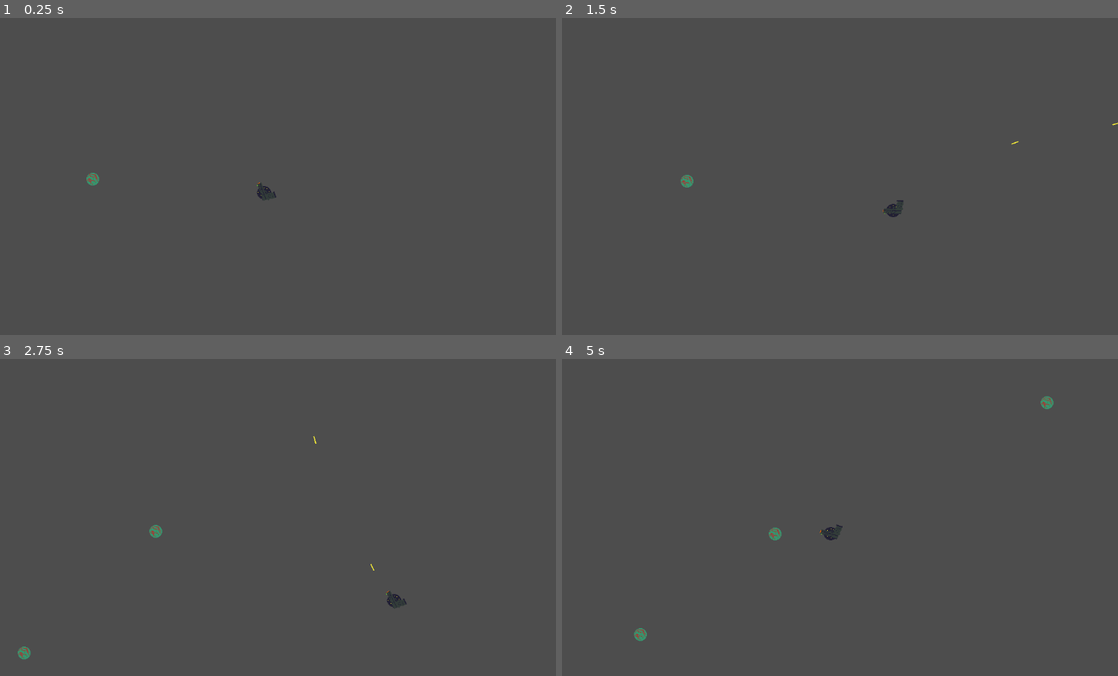
Above: before the commit, frames 1-4 (two rows, left to right).
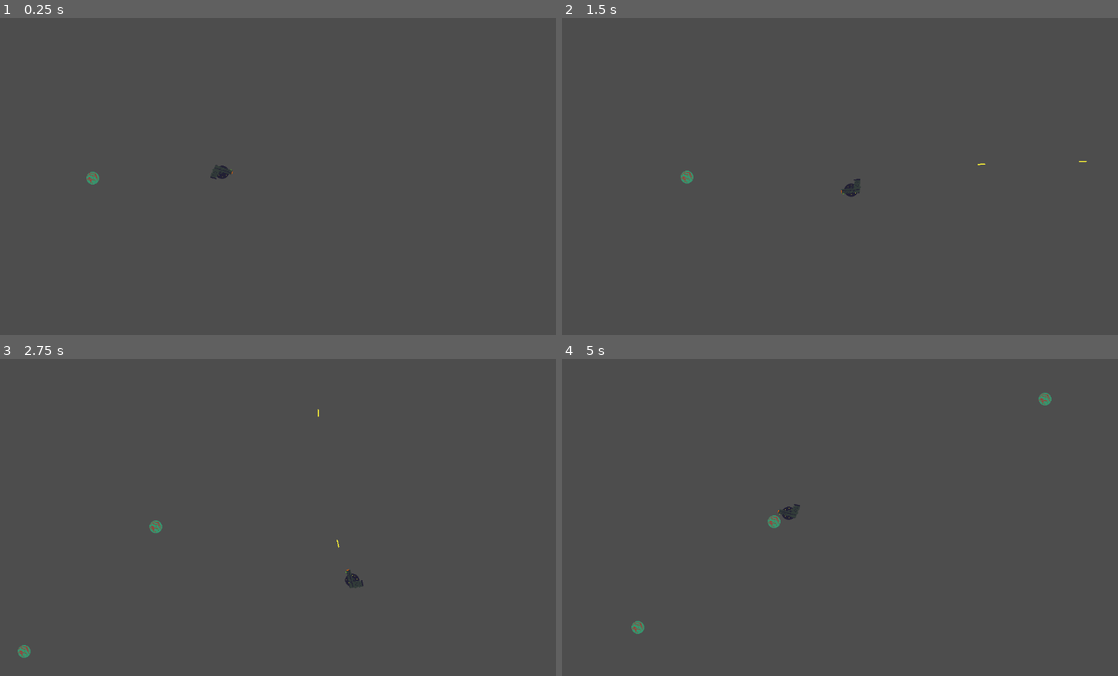
Above: after the commit, the same moments.

Repository: JaronYankey/project-z
Game: Godot game, scene res://Scenes/main.tscn
Same seed, same stepped clock (60 frames per second), same inputs: the game is played once before the commit and once after it.
Inputs (mouse positions are in pixels of both pictures, inside the frame that each line leads up to):
- Up to frame 1 (0.25 s): no input
- Up to frame 2 (1.5 s): move the mouse to (951, 166) at 0.52 s; press the mouse at (951, 166) at 0.53 s; hold D (right) 0.53-1.28 s; move the mouse to (706, 198) at 1.27 s; release the mouse at (706, 198) at 1.28 s; hold S (down) from 1.28 s (still down); click (706, 198) at 1.35 s
- Up to frame 3 (2.75 s): move the mouse to (322, 450) at 2.02 s; release S (down) at 2.03 s; press the mouse at (322, 450) at 2.03 s; hold D (right) from 2.03 s (still down)
- Up to frame 4 (5 s): move the mouse to (795, 590) at 2.77 s; release D (right) at 2.78 s; release the mouse at (795, 590) at 2.78 s; hold W (up) 2.78-3.53 s; click (795, 590) at 2.85 s; move the mouse to (1001, 574) at 3.52 s; press the mouse at (1001, 574) at 3.53 s; hold A (left) from 3.53 s (still down); move the mouse to (645, 476) at 4.27 s; release the mouse at (645, 476) at 4.28 s; click (645, 476) at 4.35 s

The runs differ from the first frame. In frame 1, 0.3% of the frame differs, in the area x 15-50%, y 46-58%; in frame 2, 0.3%; in frame 3, 0.4%; in frame 4, 0.6%, in the area x 12-89%, y 10-90%.

Commit message:
Updated Godot project to 4.4
I thought it was already being made in 4.4. I want access to all the newer features. Things got messy two commits after this...

Diff:
--- a/Scenes/main.tscn
+++ b/Scenes/main.tscn
@@ -1,17 +1,18 @@
-[gd_scene load_steps=6 format=3 uid="uid://be4ipnmi32bia"]
+[gd_scene load_steps=7 format=3 uid="uid://be4ipnmi32bia"]
 
 [ext_resource type="PackedScene" uid="uid://dlcfb4labhork" path="res://Scenes/player.tscn" id="1_1jsbg"]
-[ext_resource type="Script" path="res://Scenes/main.gd" id="1_hae6f"]
+[ext_resource type="Script" uid="uid://nqtnjwrcu8xy" path="res://Scripts/main.gd" id="1_hae6f"]
 [ext_resource type="PackedScene" uid="uid://heqws408voth" path="res://Scenes/weapon_test.tscn" id="2_s6e14"]
 [ext_resource type="PackedScene" uid="uid://dcqsh2kvsd1eb" path="res://Scenes/zombie.tscn" id="3_o082i"]
 [ext_resource type="PackedScene" uid="uid://d3t46u4g7mpha" path="res://Scenes/spawner.tscn" id="4_o1fjq"]
+[ext_resource type="PackedScene" uid="uid://c87lae6frmbbr" path="res://Scenes/nimble_power.tscn" id="6_21xkr"]
 
 [node name="Main" type="Node"]
 script = ExtResource("1_hae6f")
 enemy_scenes = [ExtResource("3_o082i")]
 
 [node name="Player" parent="." instance=ExtResource("1_1jsbg")]
-position = Vector2(582, 340)
+position = Vector2(500, 300)
 
 [node name="WeaponTest" parent="Player" instance=ExtResource("2_s6e14")]
 
@@ -33,4 +34,7 @@
 [node name="SpawnTimer" type="Timer" parent="."]
 wait_time = 2.0
 
+[node name="NimblePower" parent="." instance=ExtResource("6_21xkr")]
+position = Vector2(510, 162)
+
 [connection signal="timeout" from="SpawnTimer" to="." method="_on_spawn_timer_timeout"]
--- /dev/null
+++ b/Scenes/nimble_power.tscn
@@ -0,0 +1,17 @@
+[gd_scene load_steps=3 format=3 uid="uid://c87lae6frmbbr"]
+
+[ext_resource type="Script" uid="uid://b15x0sedun84k" path="res://Scripts/nimble_power.gd" id="1_n2s6w"]
+
+[sub_resource type="CircleShape2D" id="CircleShape2D_wfcmp"]
+radius = 12.0
+
+[node name="NimblePower" type="Area2D"]
+script = ExtResource("1_n2s6w")
+metadata/_edit_group_ = true
+
+[node name="Sprite2D" type="Sprite2D" parent="."]
+
+[node name="CollisionShape2D" type="CollisionShape2D" parent="."]
+shape = SubResource("CircleShape2D_wfcmp")
+
+[connection signal="body_entered" from="." to="." method="_on_body_entered"]
--- a/Scenes/player.tscn
+++ b/Scenes/player.tscn
@@ -10,7 +10,6 @@
 radius = 357.841
 
 [node name="Player" type="CharacterBody2D" groups=["player"]]
-position = Vector2(94, 200)
 script = ExtResource("1_oukv8")
 metadata/_edit_group_ = true
 
--- a/Scenes/spawner.tscn
+++ b/Scenes/spawner.tscn
@@ -1,6 +1,6 @@
 [gd_scene load_steps=3 format=3 uid="uid://d3t46u4g7mpha"]
 
-[ext_resource type="Script" path="res://Scenes/spawner.gd" id="1_hcvbl"]
+[ext_resource type="Script" uid="uid://dc51x1dwojdkc" path="res://Scripts/spawner.gd" id="1_hcvbl"]
 
 [sub_resource type="CircleShape2D" id="CircleShape2D_dhoju"]
 
--- /dev/null
+++ b/Scripts/nimble_power.gd
@@ -0,0 +1 @@
+extends Area2D
--- a/project.godot
+++ b/project.godot
@@ -12,7 +12,7 @@
 
 config/name="Project Z"
 run/main_scene="res://Scenes/main.tscn"
-config/features=PackedStringArray("4.3", "GL Compatibility")
+config/features=PackedStringArray("4.4", "GL Compatibility")
 config/icon="res://Assests/Art/icon.svg"
 
 [input]
Not shown: 1 places in Scenes/bullet.tscn that only renumber resources
Not shown: 1 places in Scenes/player.tscn that only renumber resources
Not shown: 1 places in Scenes/weapon_test.tscn that only renumber resources
Not shown: 1 places in Scenes/zombie.tscn that only renumber resources
Not shown, added: Scripts/bullet.gd.uid
Renamed: Scenes/main.gd -> Scripts/main.gd
Not shown, added: Scripts/main.gd.uid
Not shown, added: Scripts/nimble_power.gd.uid
Not shown, added: Scripts/player.gd.uid
Renamed: Scenes/spawner.gd -> Scripts/spawner.gd
Not shown, added: Scripts/spawner.gd.uid
Not shown, added: Scripts/weapon_test.gd.uid
(and 1 more such lines)
